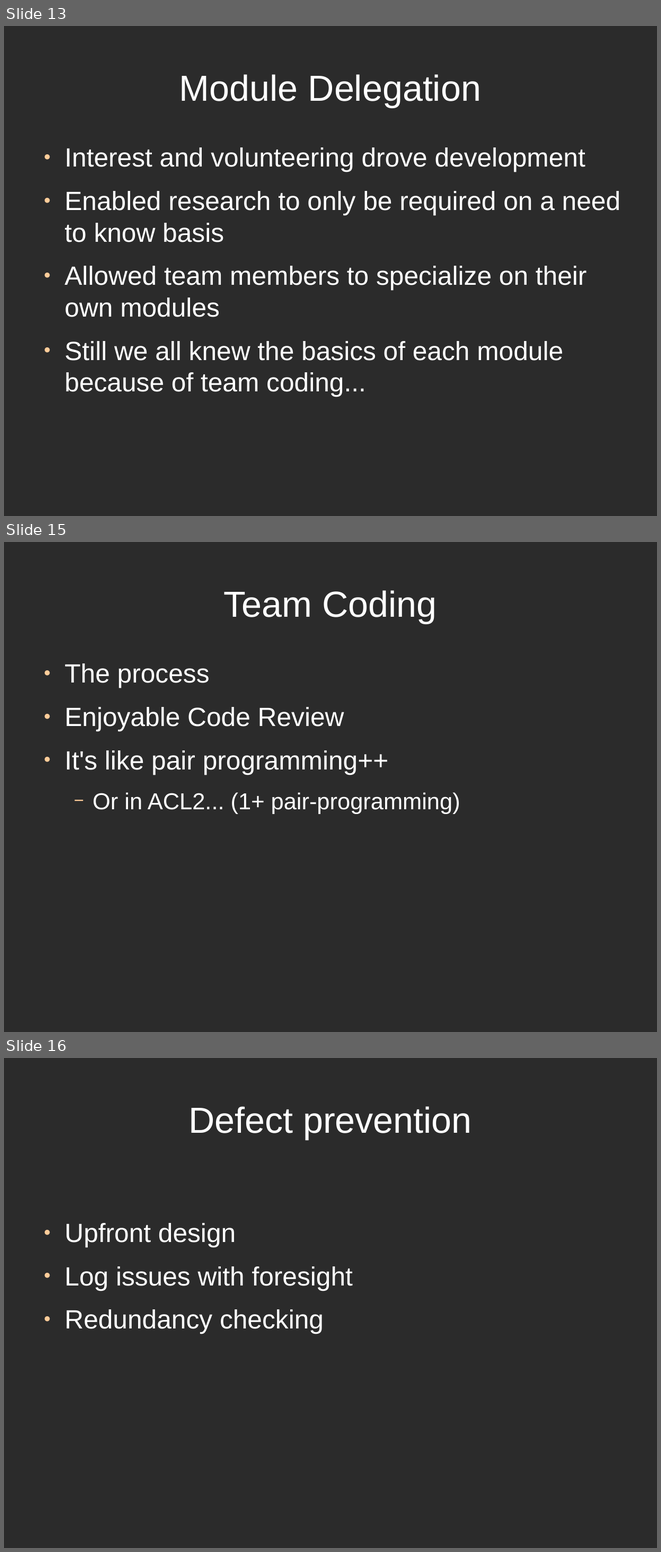
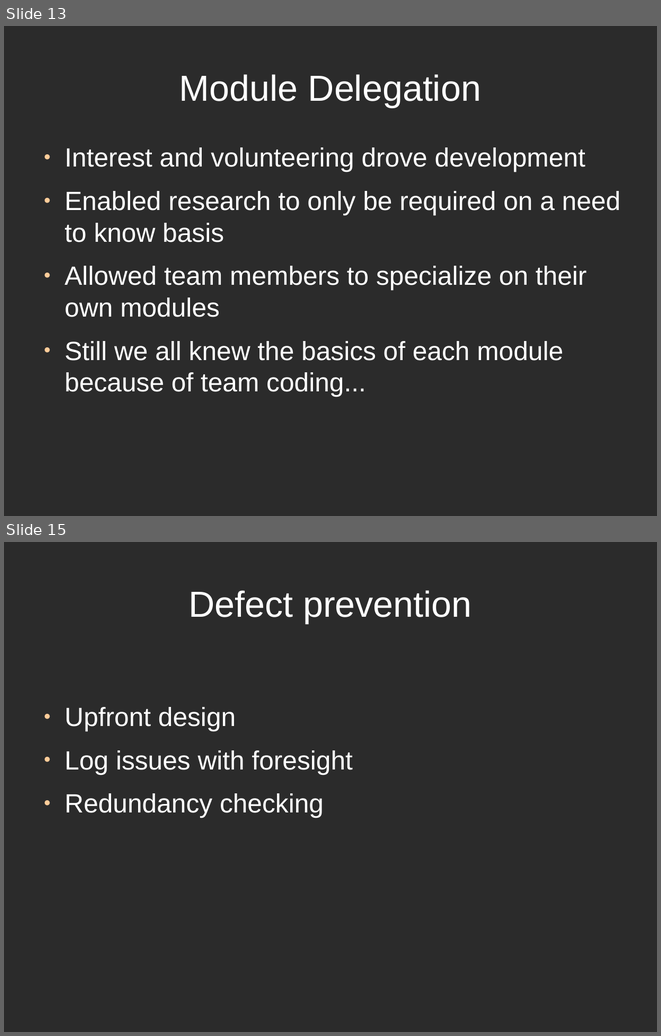
Before and after one commit to directrix1/se2, a slide deck: wip/SE2Presentation.odp. Shown one above the other, each under a label of ours: slides 13, 15 and 16 before the commit, slides 13 and 15 after it; the slides between them are not shown. The pictures are 661x1552 and 661x1036 pixels, drawn with LibreOffice and Linux fonts; fonts in the diff are those of the drawing; background and template pictures are left out; a plain dark background stands for a picture behind light text. Boxes give left, top, right and bottom in pixels: in the first picture for what was removed or moved away, otherwise in the second. Text is boxed around its words. In the diff, an @@ line names an element or a change of style, - is before the commit and + after.

```diff
--- a/wip/SE2Presentation.odp
+++ b/wip/SE2Presentation.odp
@@ slide 15 removed at <box>4,542,657,1032</box>, background picture (left out) @@
@@ title removed at <box>224,590,436,623</box> @@
-Team Coding
@@ text removed at <box>64,663,460,814</box> @@
-● The process
-● Enjoyable Code Review
-● It's like pair programming++
-  − Or in ACL2... (1+ pair-programming)
@@ what was slide 16 is now slide 15 @@
```
Also in this commit, not shown: 7 slides changed, 1 slide added, 1 other slide removed.
